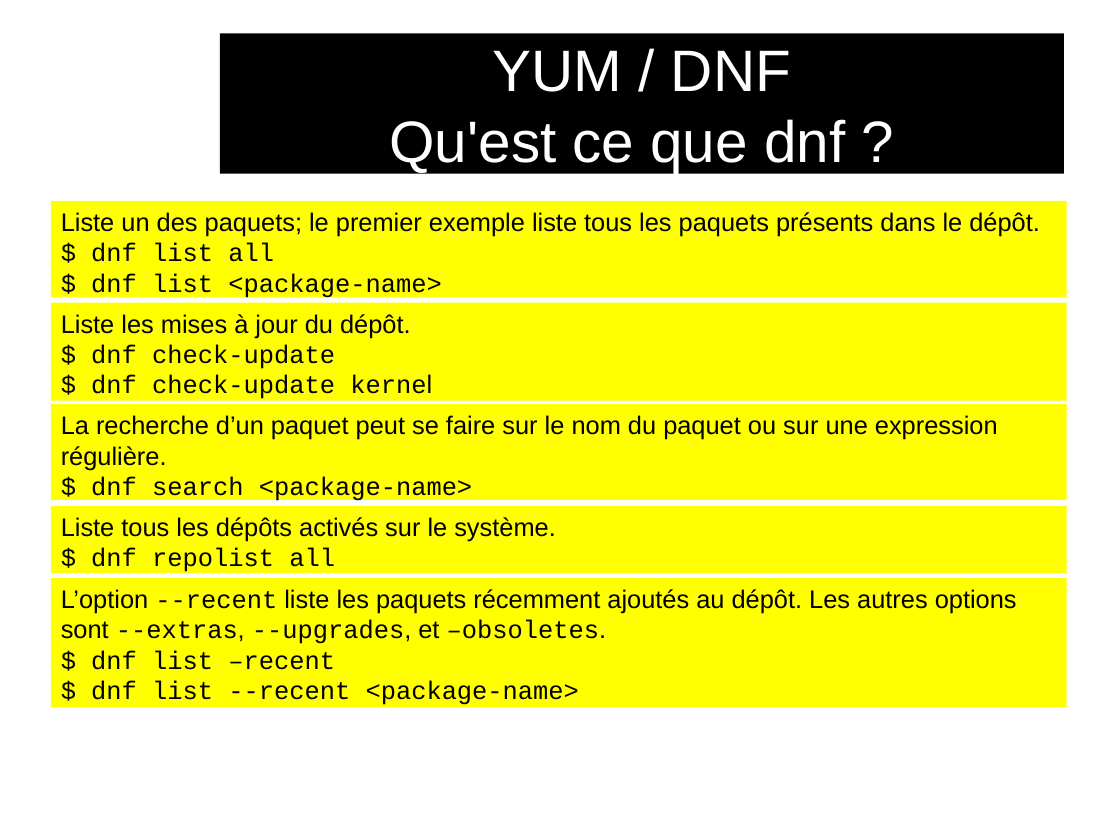
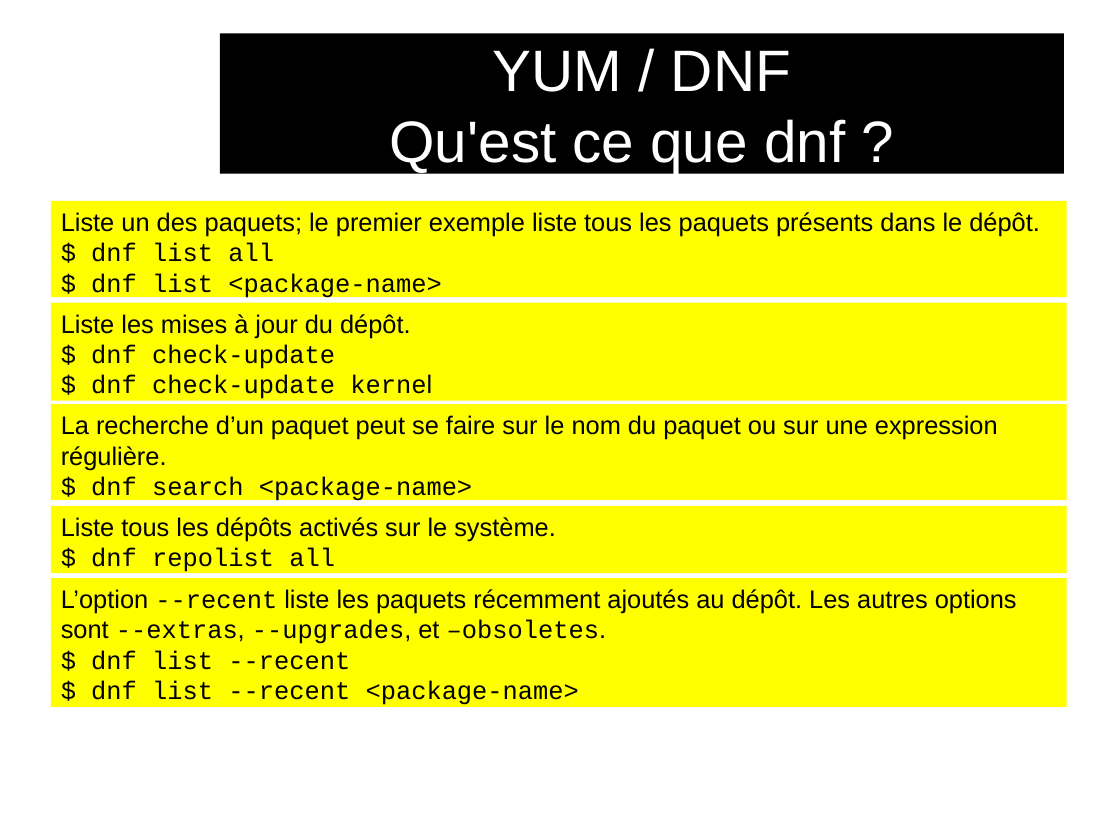
Before and after one commit to audinux/audinux.github.io, a slide deck: slide 6 of workshop/rpm/rpm.odp. Drawn at 1120x840 pixels with LibreOffice and Linux fonts; fonts in the diff are those of the drawing; background and template pictures are left out. Boxes give left, top, right and bottom in pixels: in the first picture for what was removed or moved away, otherwise in the second. Text is boxed around its words. In the diff, an @@ line names an element or a change of style, - is before the commit and + after.

```diff
--- a/workshop/rpm/rpm.odp
+++ b/workshop/rpm/rpm.odp
@@ text in rectangle at [91, 650, 350, 670]: text changed @@
-$ dnf list –recent
+$ dnf list --recent
```
Also in this commit, not shown: 10 other slides changed, 1 slide added, 2 other files.
